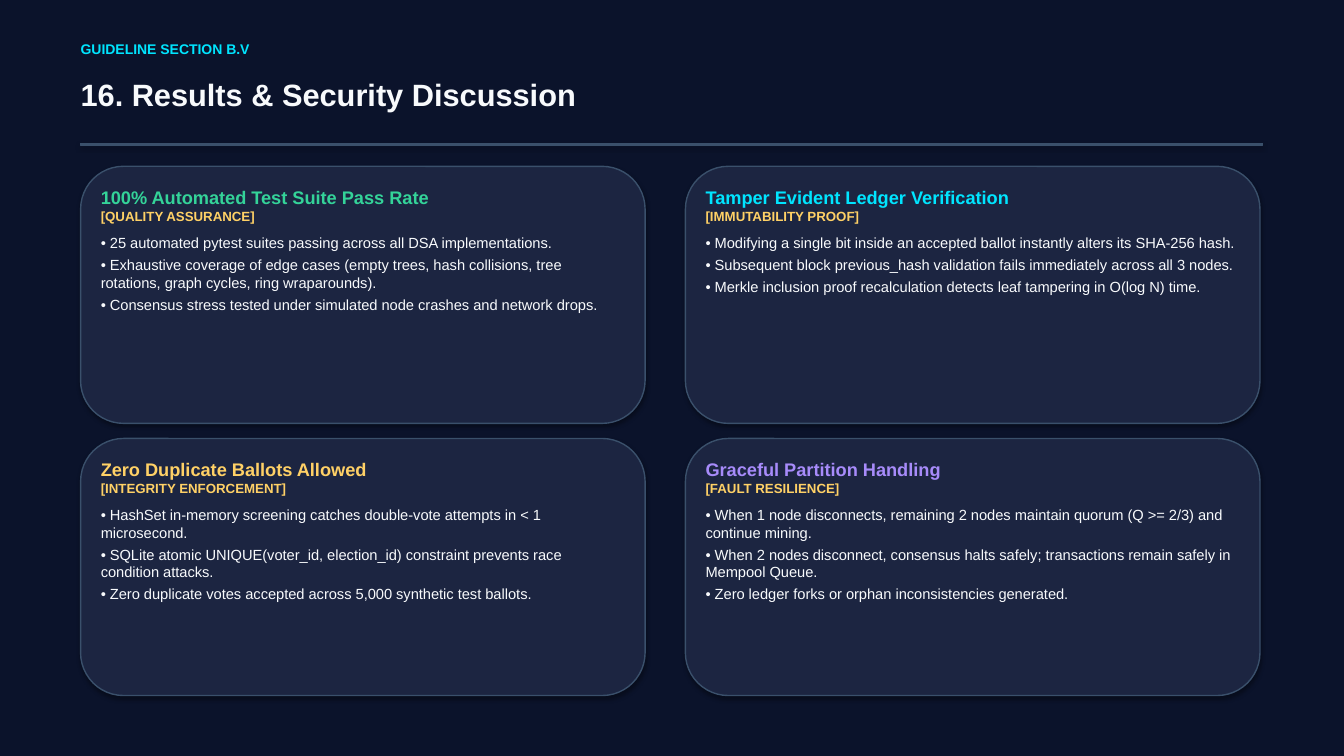
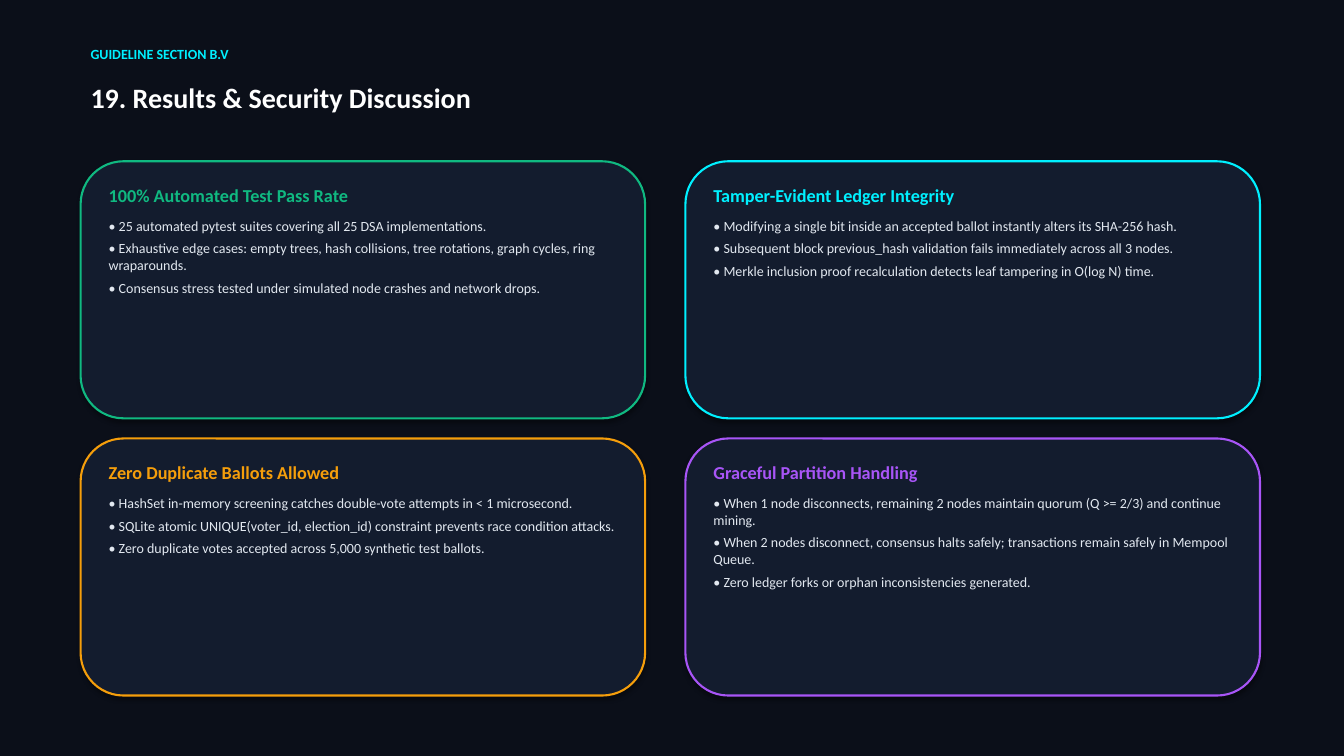
Before and after one commit to kgnawinkg-tech/Decentralised-Voting-System, a slide deck: slide 20 of Decentralized_Blockchain_Voting_System_DSA.pptx (slide 17 before the commit). Drawn at 1344x756 pixels with LibreOffice and Linux fonts; fonts in the diff are those of the drawing. Boxes give left, top, right and bottom in pixels: in the first picture for what was removed or moved away, otherwise in the second. Text is boxed around its words. In the diff, an @@ line names an element or a change of style, - is before the commit and + after.

Commit message:
docs: generate 23-slide academic DSA presentation with high-res methodology diagrams

```diff
--- a/Decentralized_Blockchain_Voting_System_DSA.pptx
+++ b/Decentralized_Blockchain_Voting_System_DSA.pptx
@@ background #0B132B to #0B0F19 @@
@@ text "GUIDELINE SECTION B.V" at bbox=[91, 50, 229, 59]: font Arial to Calibri, text colour #00E5FF to #00F0FF @@
@@ text at bbox=[91, 88, 471, 113]: text changed; size 22 to 20 pt; font Arial to Calibri; text colour #F8FAFC to #FFFFFF @@
-16. Results & Security Discussion
+19. Results & Security Discussion
@@ rectangle removed at bbox=[81, 143, 1263, 145] @@
@@ rounded rectangle: place and size @@
-rounded rectangle at bbox=[81, 166, 645, 423]
+rounded rectangle at bbox=[81, 161, 645, 418]
@@ rounded rectangle at bbox=[81, 161, 645, 418]: fill #1C2541 to #131C2E; outline #3A506B 1 pt to #10B981 1.5 pt @@
@@ text "100% Automated Test Pass Rate": place and size @@
-text "100% Automated Test Pass Rate" at bbox=[101, 191, 598, 313]
+text "100% Automated Test Pass Rate" at bbox=[109, 189, 595, 296]
@@ rounded rectangle: place and size @@
-rounded rectangle at bbox=[686, 166, 1260, 423]
+rounded rectangle at bbox=[686, 161, 1260, 418]
@@ rounded rectangle at bbox=[686, 161, 1260, 418]: fill #1C2541 to #131C2E; outline #3A506B 1 pt to #00F0FF 1.5 pt @@
@@ text "Tamper-Evident Ledger Integrity": place and size @@
-text "Tamper-Evident Ledger Integrity" at bbox=[706, 191, 1235, 295]
+text "Tamper-Evident Ledger Integrity" at bbox=[713, 189, 1177, 279]
@@ text at bbox=[109, 189, 595, 273]: text changed; size 10.5 to 10 pt; font Arial to Calibri; text colour #F8FAFC to #E2E8F0 @@
-100% Automated Test Suite Pass Rate
-[QUALITY ASSURANCE]
-• 25 automated pytest suites passing across all DSA implementations.
-• Exhaustive coverage of edge cases (empty trees, hash collisions, tree rotations, graph cycles, ring wraparounds).
+100% Automated Test Pass Rate
+• 25 automated pytest suites covering all 25 DSA implementations.
+• Exhaustive edge cases: empty trees, hash collisions, tree rotations, graph cycles, ring wraparounds.
@@ text at bbox=[713, 189, 954, 205]: text changed; font Arial to Calibri; text colour #00E5FF to #00F0FF @@
-Tamper Evident Ledger Verification
-[IMMUTABILITY PROOF]
+Tamper-Evident Ledger Integrity
@@ text at bbox=[724, 221, 1177, 279]: size 10.5 to 10 pt, font Arial to Calibri, text colour #F8FAFC to #E2E8F0 in "• Modifying a single bit inside an ...", "• Subsequent block previous_hash validation fails immediatel ...", "• Merkle inclusion proof recalculation detects leaf ..."; more space between paragraphs @@
@@ text at bbox=[119, 283, 541, 296]: size 10.5 to 10 pt, font Arial to Calibri, text colour #F8FAFC to #E2E8F0 in "• Consensus stress tested under simulated node ..."; more space between paragraphs @@
@@ rounded rectangle at bbox=[81, 439, 645, 696]: fill #1C2541 to #131C2E; outline #3A506B 1 pt to #F59E0B 1.5 pt @@
@@ rounded rectangle at bbox=[686, 439, 1260, 696]: fill #1C2541 to #131C2E; outline #3A506B 1 pt to #A855F7 1.5 pt @@
@@ text "Zero Duplicate Ballots Allowed" at bbox=[109, 466, 614, 556]: font Arial to Calibri; text colour #FFD166 to #F59E0B in "Zero Duplicate Ballots Allowed"; size 10.5 to 10 pt, text colour #F8FAFC to #E2E8F0 in "• HashSet in-memory screening catches double-vote attempts ...", "• SQLite atomic UNIQUE(voter_id, election_id) constraint pre ...", "• Zero duplicate votes accepted across 5,000 ..."; more space between paragraphs @@
@@ text "Graceful Partition Handling" at bbox=[713, 466, 1228, 590]: font Arial to Calibri; text colour #A78BFA to #A855F7 in "Graceful Partition Handling"; size 10.5 to 10 pt, text colour #F8FAFC to #E2E8F0 in "• When 1 node disconnects, remaining 2 ...", "• When 2 nodes disconnect, consensus halts ...", "• Zero ledger forks or orphan inconsistencies ..."; more space between paragraphs @@
@@ text at bbox=[101, 483, 286, 496]: paragraph removed @@
-[INTEGRITY ENFORCEMENT]
@@ text at bbox=[706, 483, 839, 496]: paragraph removed @@
-[FAULT RESILIENCE]
```
Also in this commit, not shown: 6 other slides changed, 16 slides added, 13 slides removed, 10 other files.
